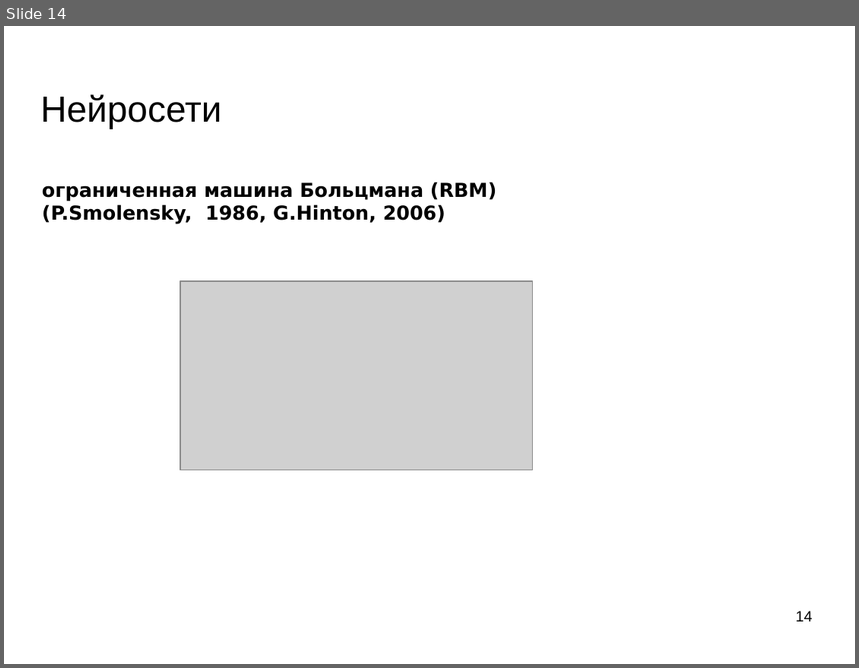
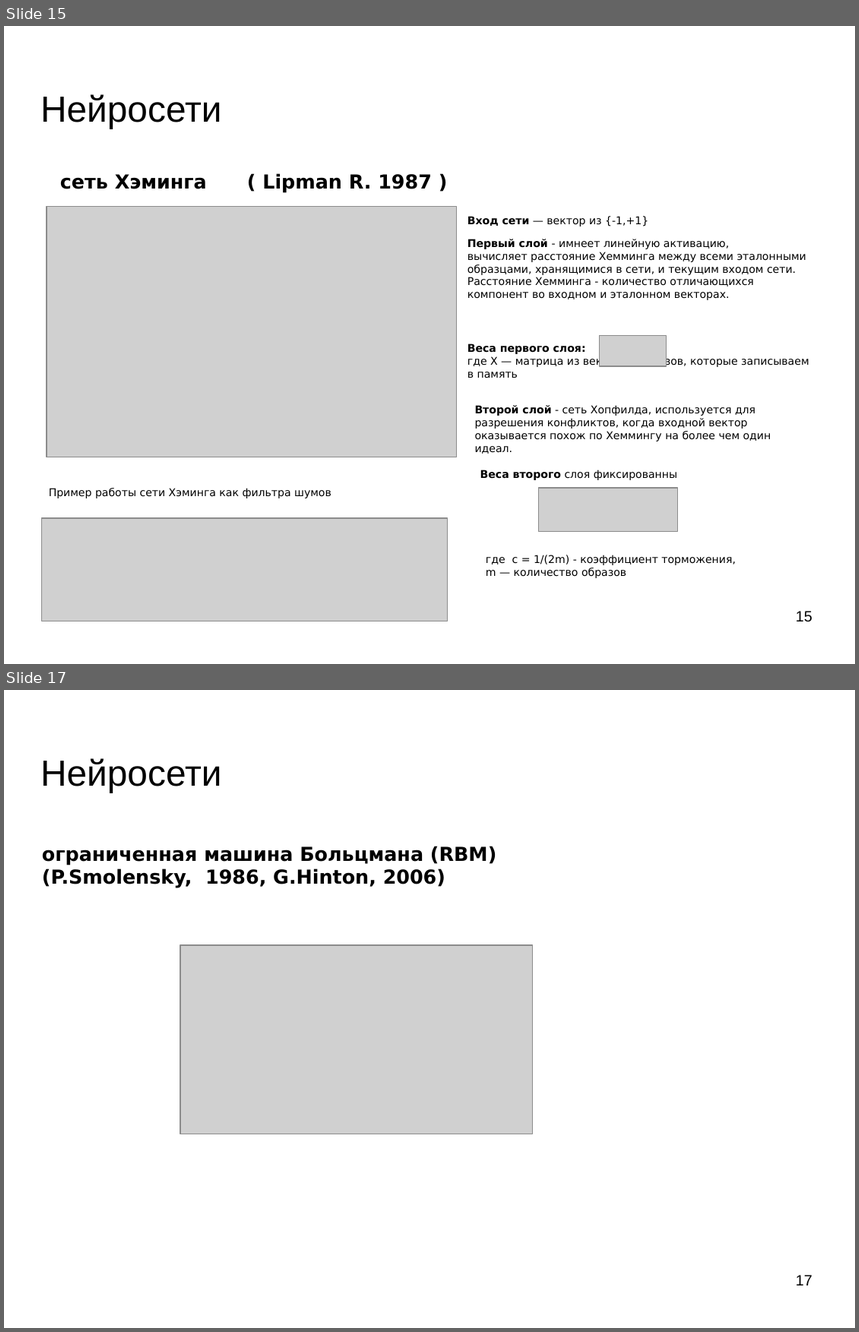
Before and after one commit to mechanoid5/ml_lectorium_legacy, a slide deck: 28-hopfield.odp. Shown one above the other, each under a label of ours: slide 14 before the commit, slides 15 and 17 after it; the slides between them are not shown. The pictures are 859x668 and 859x1332 pixels, drawn with LibreOffice and Linux fonts; fonts in the diff are those of the drawing; grey boxes stand for pictures; background and template pictures are left out. Boxes give left, top, right and bottom in pixels: in the first picture for what was removed or moved away, otherwise in the second. Text is boxed around its words. In the diff, an @@ line names an element or a change of style, - is before the commit and + after.

```diff
--- a/28-hopfield.odp
+++ b/28-hopfield.odp
@@ slide 15 added at box(4, 26, 855, 664), background picture (left out) @@
@@ title added at box(40, 94, 222, 129), 33.9 pt, text #000000 @@
+Нейросети
@@ text added at box(60, 173, 432, 193), 18 pt, text #000000, bold @@
+сеть Хэминга ( Lipman R. 1987 )
@@ picture added at box(47, 207, 457, 458) @@
@@ text added at box(468, 216, 648, 227), 10 pt, text #000000 @@
+Вход сети — вектор из {-1,+1}
@@ text added at box(468, 239, 807, 300), 10 pt, text #000000 @@
+Первый слой - имнеет линейную активацию,
+вычисляет расстояние Хемминга между всеми эталонными образцами, хранящимися в сети, и текущим входом сети.
+Расстояние Хемминга - количество отличающихся компонент во входном и эталонном векторах.
@@ text added at box(468, 344, 809, 379), 10 pt, text #000000 @@
+Веса первого слоя:
+где X — матрица из векторов-образов, которые записываем в память
@@ picture added at box(601, 336, 667, 366) @@
@@ text added at box(475, 405, 772, 454), 10 pt, text #000000 @@
+Второй слой - сеть Хопфилда, используется для разрешения конфликтов, когда входной вектор оказывается похож по Хеммингу на более чем один идеал.
@@ text added at box(481, 470, 677, 480), 10 pt, text #000000 @@
+Веса второго слоя фиксированны
@@ text added at box(49, 488, 332, 499), 10 pt, text #000000 @@
+Пример работы сети Хэминга как фильтра шумов
@@ picture added at box(539, 488, 678, 531) @@
@@ picture added at box(42, 518, 448, 622) @@
@@ text added at box(486, 555, 736, 579), 10 pt, text #000000 @@
+где с = 1/(2m) - коэффициент торможения,
+m — количество образов
@@ page number added at box(796, 611, 813, 623), 14 pt, text #000000 @@
+15
@@ what was slide 14 is now slide 17 @@
@@ page number at box(796, 1275, 813, 1286): text changed @@
-14
+17
```
Also in this commit, not shown: 2 slides changed, 2 other slides added.
